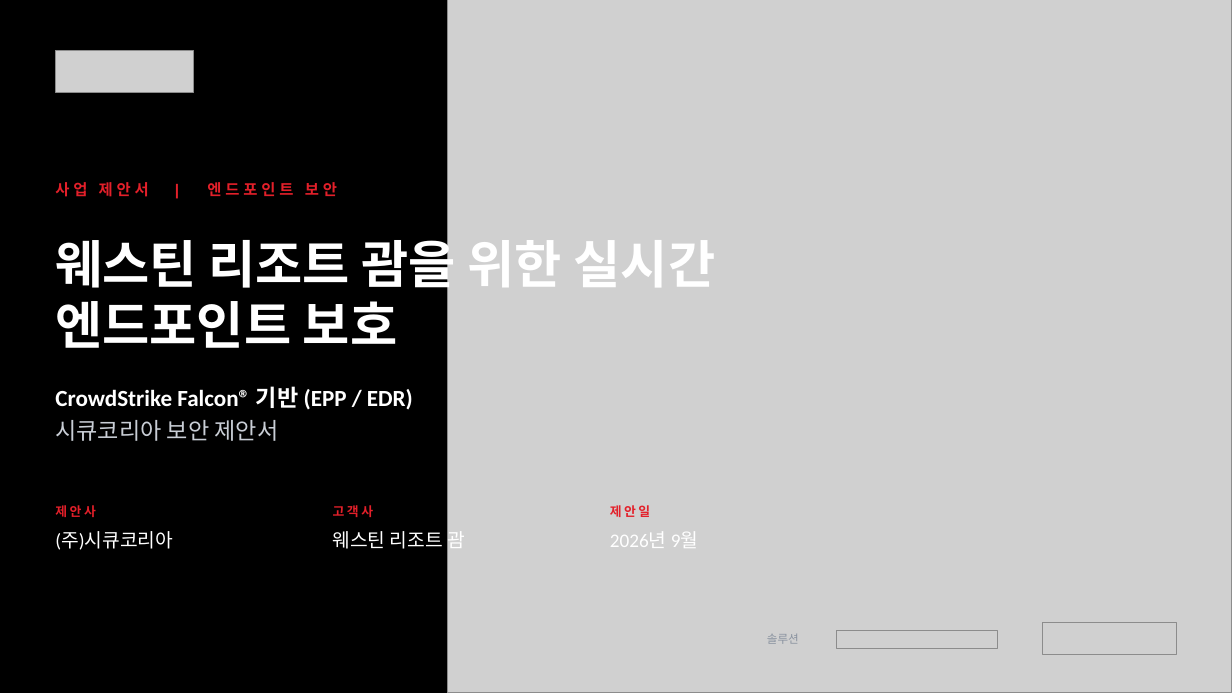
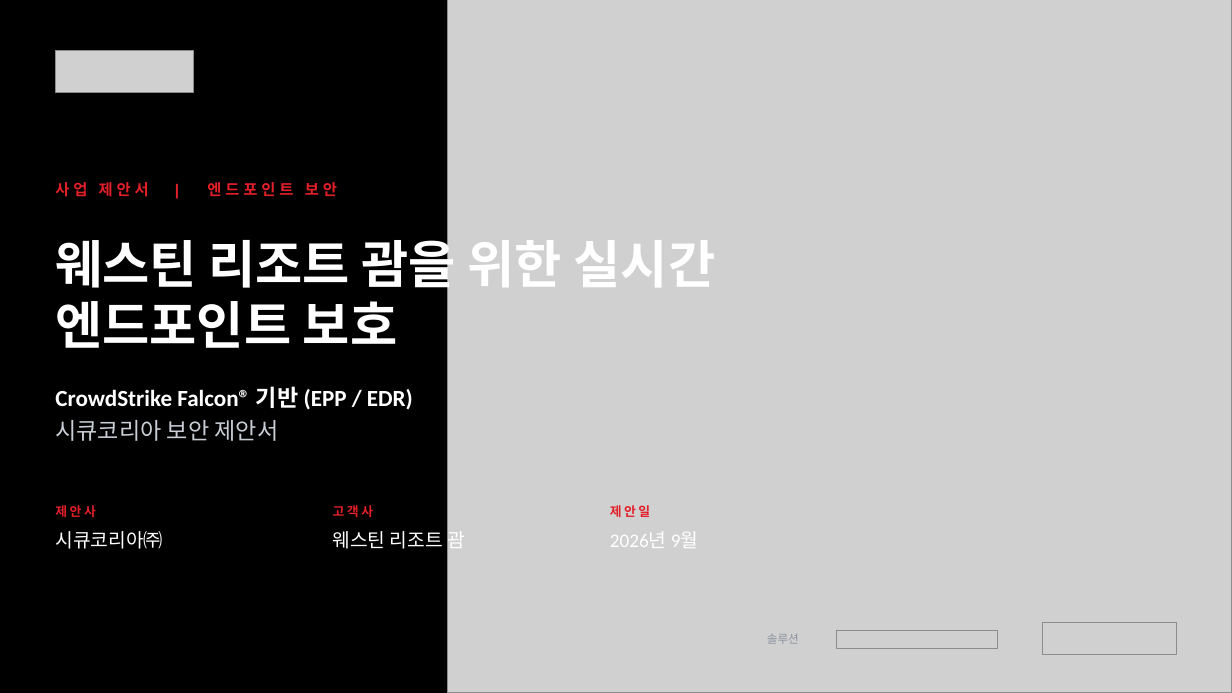
Before and after one commit to BigLee-Creator/Recommendations, a slide deck: slide 1 of KOR._CrowdStrike_Falcon_Proposal_for_Westin_Resort_Guam_SECUKOREA.pptx. Drawn at 1232x693 pixels with LibreOffice and Linux fonts; fonts in the diff are those of the drawing; grey boxes stand for pictures. Boxes give left, top, right and bottom in pixels: in the first picture for what was removed or moved away, otherwise in the second. Text is boxed around its words. In the diff, an @@ line names an element or a change of style, - is before the commit and + after.

```diff
--- a/KOR._CrowdStrike_Falcon_Proposal_for_Westin_Resort_Guam_SECUKOREA.pptx
+++ b/KOR._CrowdStrike_Falcon_Proposal_for_Westin_Resort_Guam_SECUKOREA.pptx
@@ text at (55,531,163,549): text changed @@
-(주)시큐코리아
+시큐코리아㈜
```
Also in this commit, not shown: 6 other slides changed, 1 slide added, 1 slide removed, 1 other file.
